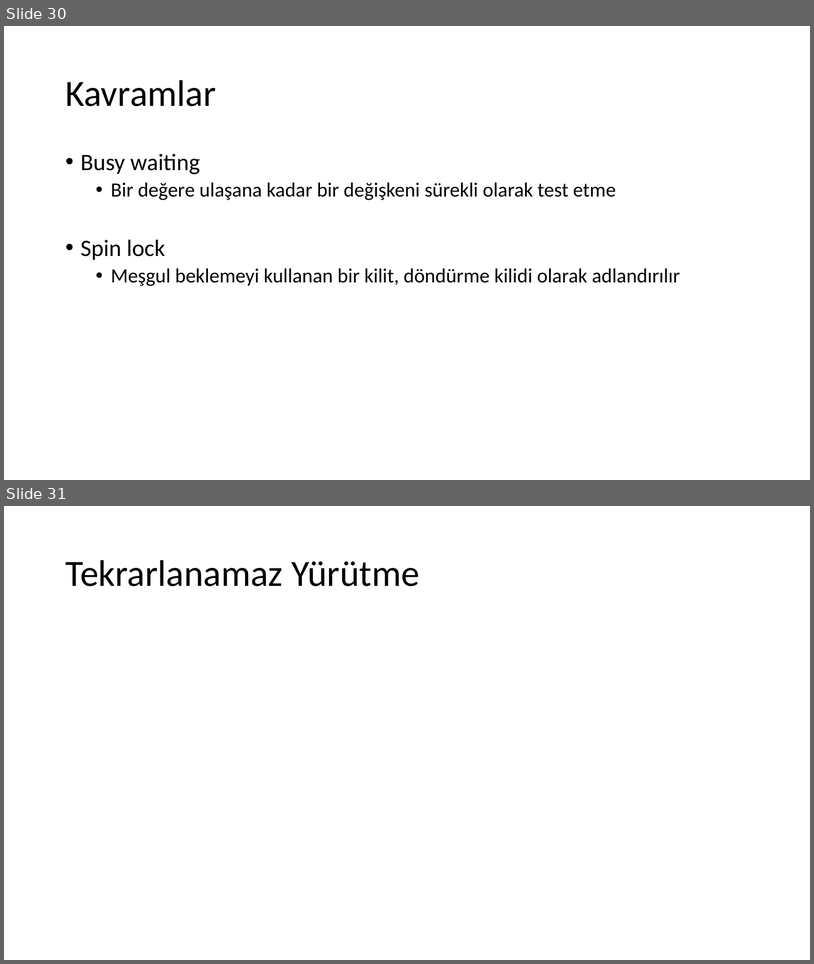
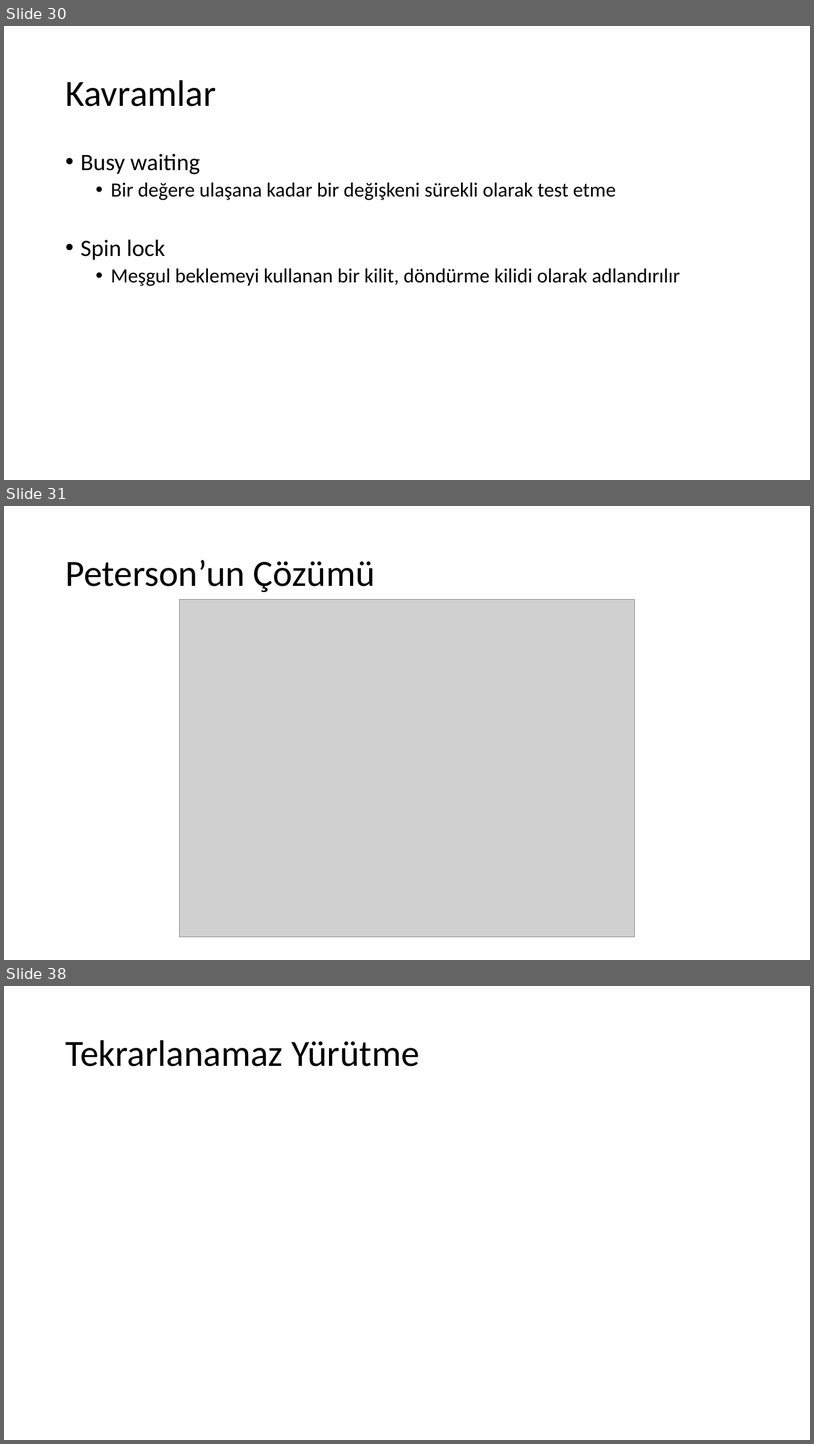
Before and after one commit to sercankulcu/sercankulcu.github.io, a slide deck: assets/teaching/os/2_Bolum_2_Surecler.pptx. Shown one above the other, each under a label of ours: slides 30 and 31 before the commit, slides 30, 31 and 38 after it; the slides between them are not shown. The pictures are 814x964 and 814x1444 pixels, drawn with LibreOffice and Linux fonts; fonts in the diff are those of the drawing; grey boxes stand for pictures. Boxes give left, top, right and bottom in pixels: in the first picture for what was removed or moved away, otherwise in the second. Text is boxed around its words. In the diff, an @@ line names an element or a change of style, - is before the commit and + after.

```diff
--- a/assets/teaching/os/2_Bolum_2_Surecler.pptx
+++ b/assets/teaching/os/2_Bolum_2_Surecler.pptx
@@ slide 31 added at (4,506,810,960), background #FFFFFF @@
@@ title added at (65,560,375,592), 44 pt, text #000000 @@
+Peterson’un Çözümü
@@ picture added at (179,600,635,937) @@
@@ what was slide 31 is now slide 38 @@
```
Also in this commit, not shown: 6 other slides added, 1 other file.
